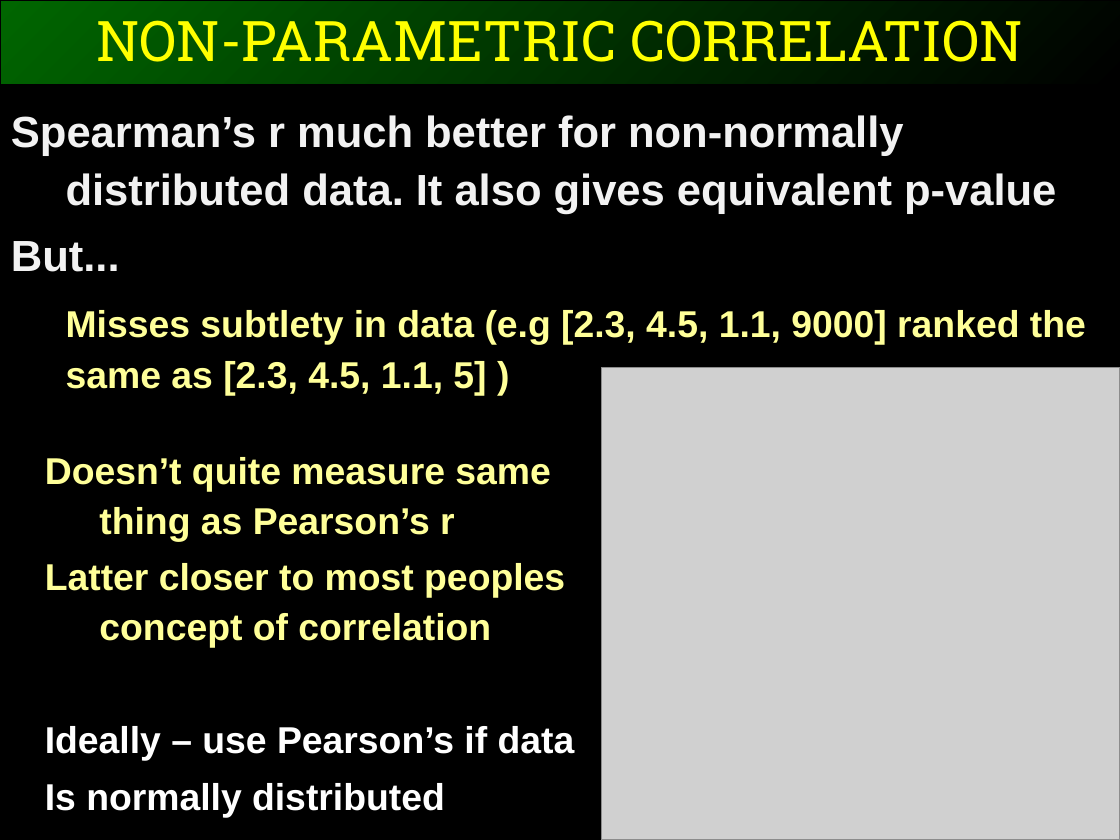
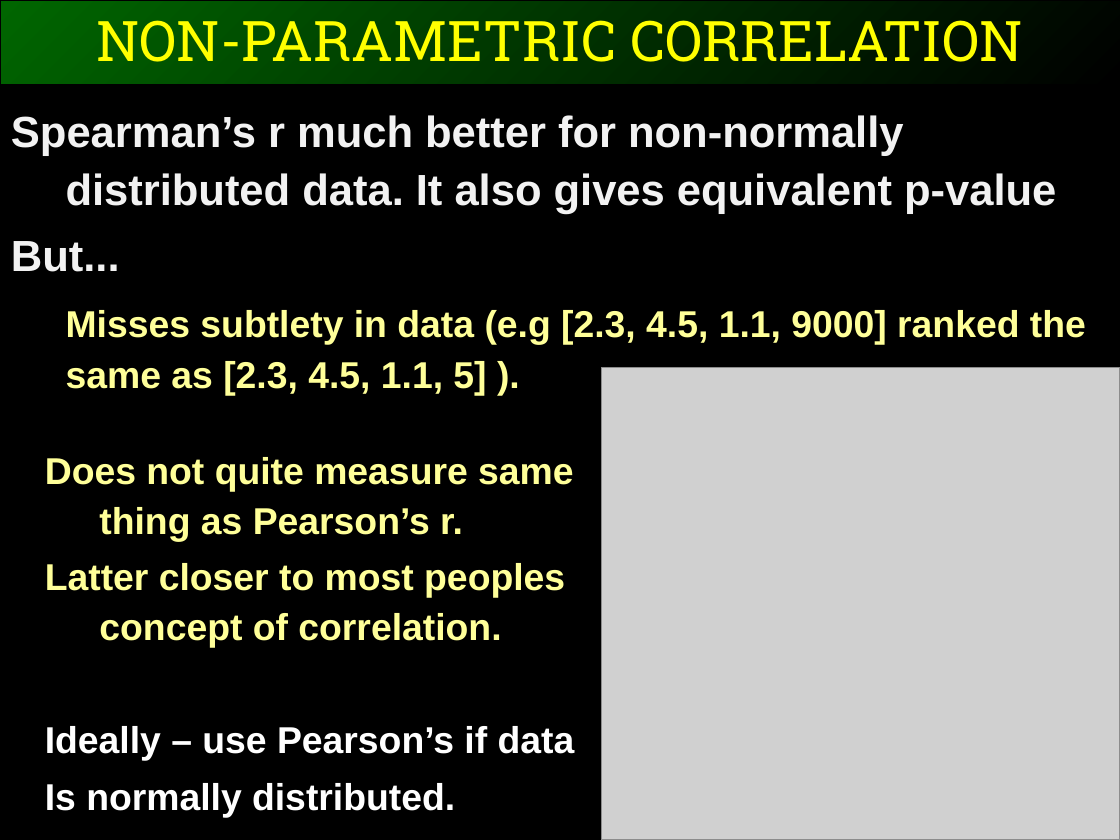
Before and after one commit to ggorman/Introduction-to-stats-for-geoscientists, a slide deck: slide 18 of slides/CSFG6.pptx. Drawn at 1120x840 pixels with LibreOffice and Linux fonts; fonts in the diff are those of the drawing; grey boxes stand for pictures. Boxes give left, top, right and bottom in pixels: in the first picture for what was removed or moved away, otherwise in the second. Text is boxed around its words. In the diff, an @@ line names an element or a change of style, - is before the commit and + after.

```diff
--- a/slides/CSFG6.pptx
+++ b/slides/CSFG6.pptx
@@ text at box(66, 310, 1086, 396): text changed @@
-Misses subtlety in data (e.g [2.3, 4.5, 1.1, 9000] ranked the same as [2.3, 4.5, 1.1, 5] )
+Misses subtlety in data (e.g [2.3, 4.5, 1.1, 9000] ranked the same as [2.3, 4.5, 1.1, 5] ).
@@ text at box(45, 457, 573, 647): text changed @@
-  Doesn’t quite measure same thing as Pearson’s r
-  Latter closer to most peoples concept of correlation
+  Does not quite measure same thing as Pearson’s r.
+  Latter closer to most peoples concept of correlation.
@@ text at box(45, 783, 455, 818): text changed @@
-  Is normally distributed
+  Is normally distributed.
```
Also in this commit, not shown: 11 other slides changed, 1 other file.
